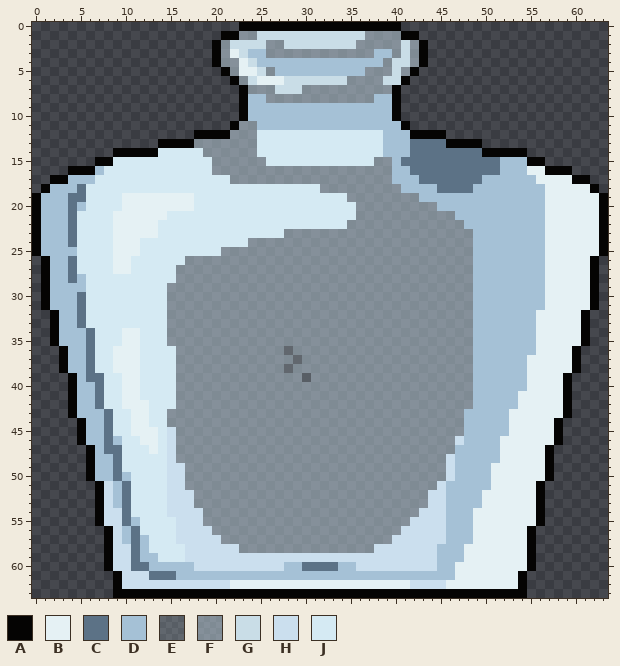
Pixel-art file, stored at Jar-monics/Assets/Handdrawn/Items/bottle.ase. That is the earlier state.
64x64 pixels, 1 frame. Colours within 5 levels of each other are drawn and written as one.
Palette (. is transparent): A #050403  B #e5f1f4  C #5c7286  D #a5c1d6  E #b8ccd83c  F #b8ccd88c  G #c9dde7  H #cbdfee  J #d5eaf3
And afterwards:
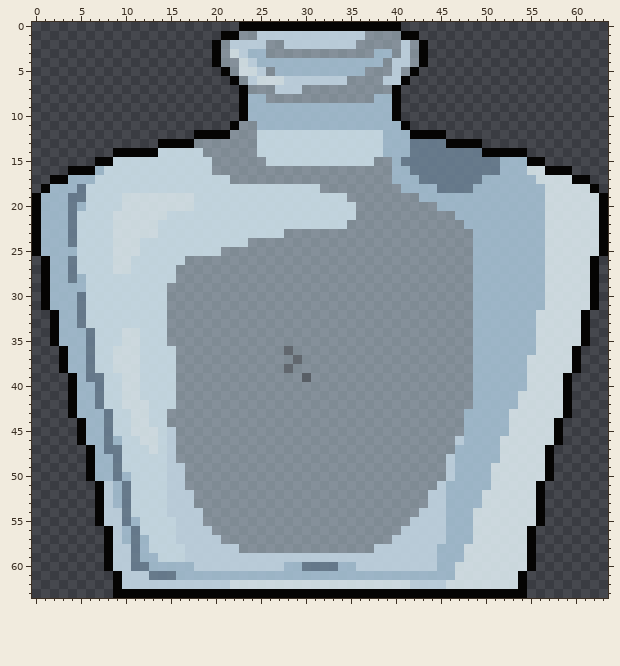
Edits made:
layer "bottle-colouring" opacity 100% -> 75%
colour B: #e5f1f4 -> #ddebf0e2
colour C: #5c7286 -> #6b8093e2
colour D: #a5c1d6 -> #a8c3d6e2
colour H: #cbdfee -> #c8dceae2
colour J: #d5eaf3 -> #d1e5efe2
y 1: x 25..36 GGGGGGGGGGGG -> HHHHHHHHHHHH
y 2: x 22..25 GGGG -> HHHH; x 28..35 GGGGGGGG -> HHHHHHHH; x 41 G -> H
y 3: x 23 G -> H; x 41 G -> H
y 4: x 24 G -> H; x 40..41 GG -> HH
y 5: x 25 G -> H; x 40 G -> H
y 6: x 24 G -> H; x 28..34 GGGGGGG -> HHHHHHH; x 39..40 GG -> HH
y 7: x 27..29 GGG -> HHH
Where, in picture pixels (left, top, right, bottom), the same in both pictures:
changed: (41, 31, 599, 589)
